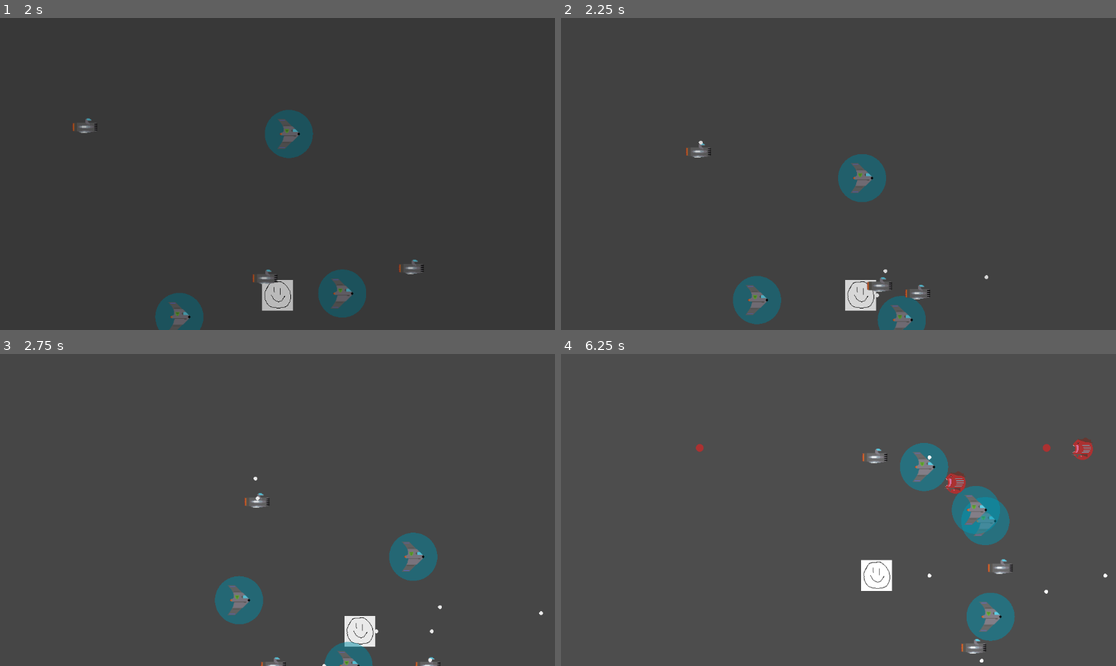
Above: before the commit, frames 1-4 (two rows, left to right).
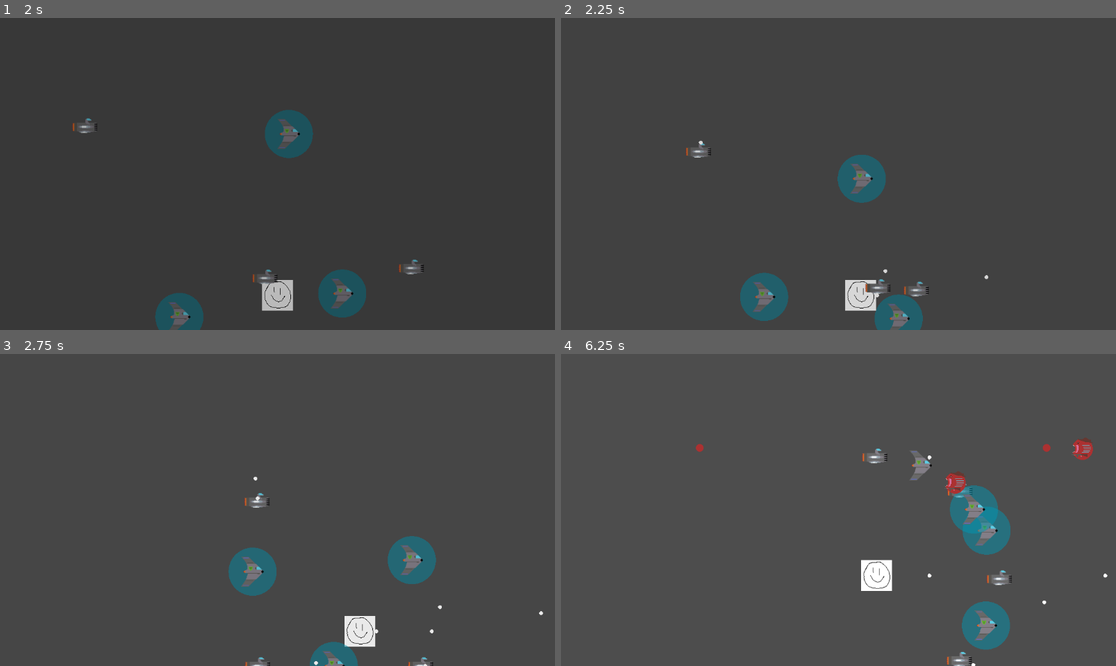
Above: after the commit, the same moments.

Repository: tfmertz/gamedevtv-jam-2026
Game: Godot game, scene res://scene/main.tscn
Two runs of this game, one before a commit and one after it. Both use one fixed random seed, a clock stepped at 60 frames per second and the inputs below.
Inputs:
- Up to frame 1 (2 s): click "START" at 0.5 s; click "START" at 1.25 s
- Up to frame 2 (2.25 s): tap Enter at 2 s; hold D (move_right) from 2.03 s (still down); tap F (cycle_formation) at 2.1 s
- Up to frame 3 (2.75 s): keep holding D (move_right)
- Up to frame 4 (6.25 s): release D (move_right) at 2.78 s; hold S (move_down) 2.78-3.53 s; tap one key every 0.75 s from 2.85 s: R (cycle_spacing) 3 4 5 6; hold D (move_right) 3.53-4.28 s; hold W (move_up) 4.28-5.03 s; hold A (move_left) from 5.03 s (still down)

Frame 1 is identical in both runs. In frame 2, 1.3% of the frame differs, in the area x 31-67%, y 43-100%; in frame 3, 2.8%; in frame 4, 3.1%, in the area x 61-88%, y 28-100%.

Commit message:
fixing circle path to close

Diff:
--- a/src/player_group.gd
+++ b/src/player_group.gd
@@ -29,6 +29,8 @@
 		var angle = ((float(i) / NUM_CIRCLE_POINTS) * TAU) - (TAU/4)
 		var pos = Vector2(cos(angle), sin(angle)) * RADIUS
 		path_curve.add_point(pos)
+	var last_angle = -TAU/4
+	path_curve.add_point(Vector2(cos(last_angle), sin(last_angle)) * RADIUS)
 
 	$CirclePath.set_curve(path_curve)
 	screen_size = get_viewport_rect()
